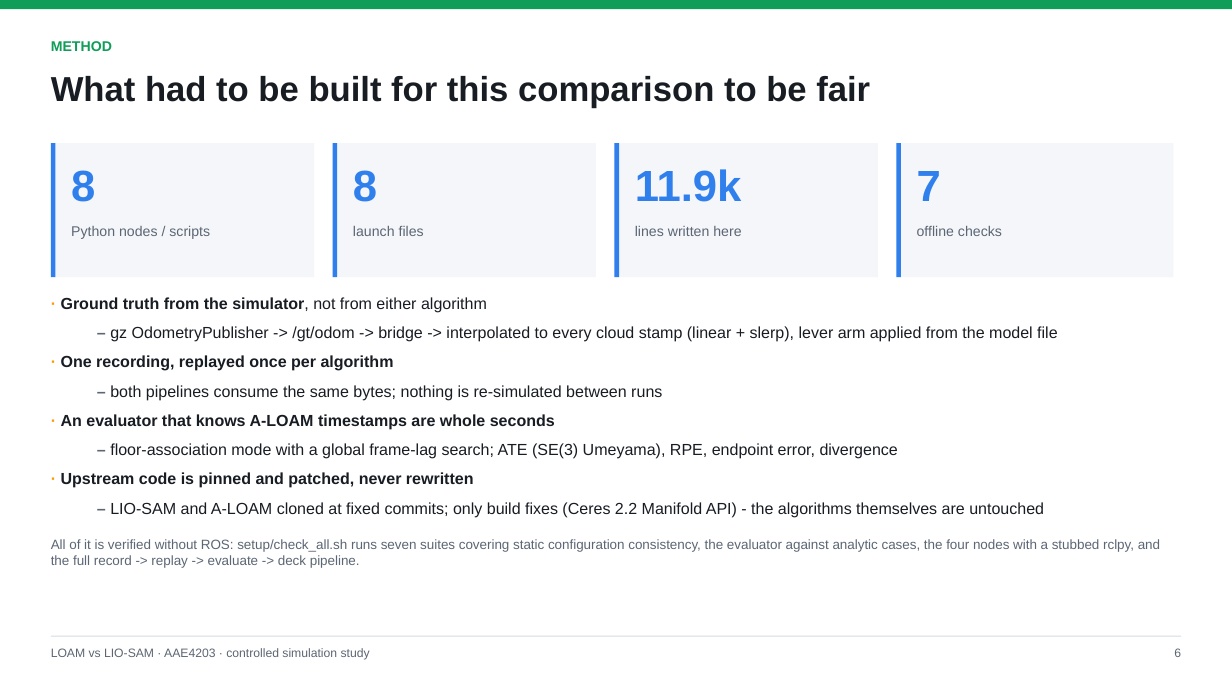
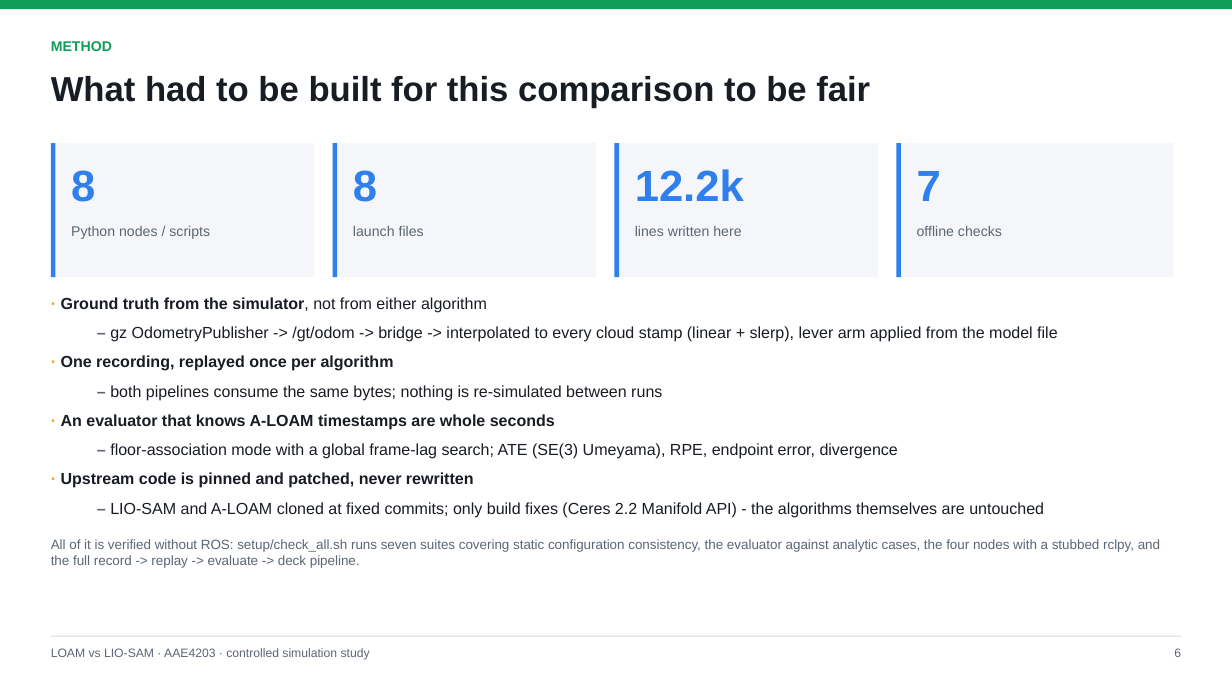
Before and after one commit to broken-pear/AAE4203_LIOSAM_demo, a slide deck: slide 7 of report/LOAM_vs_LIOSAM_comparison.pptx. Drawn at 1232x693 pixels with LibreOffice and Linux fonts; fonts in the diff are those of the drawing. Boxes give left, top, right and bottom in pixels: in the first picture for what was removed or moved away, otherwise in the second. Text is boxed around its words. In the diff, an @@ line names an element or a change of style, - is before the commit and + after.

```diff
--- a/report/LOAM_vs_LIOSAM_comparison.pptx
+++ b/report/LOAM_vs_LIOSAM_comparison.pptx
@@ text at <box>635,169,744,201</box>: text changed @@
-11.9k
+12.2k
```
Also in this commit, not shown: 5 other slides changed, 2 other files.
